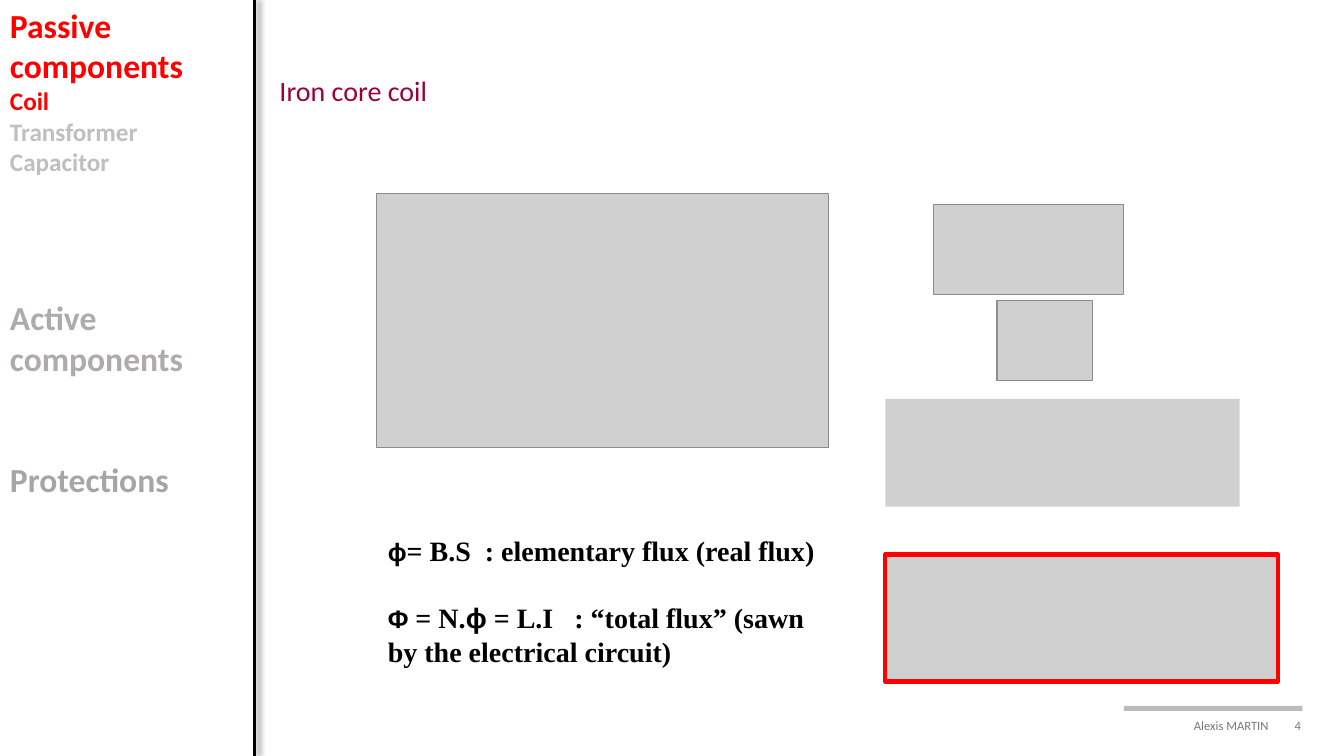
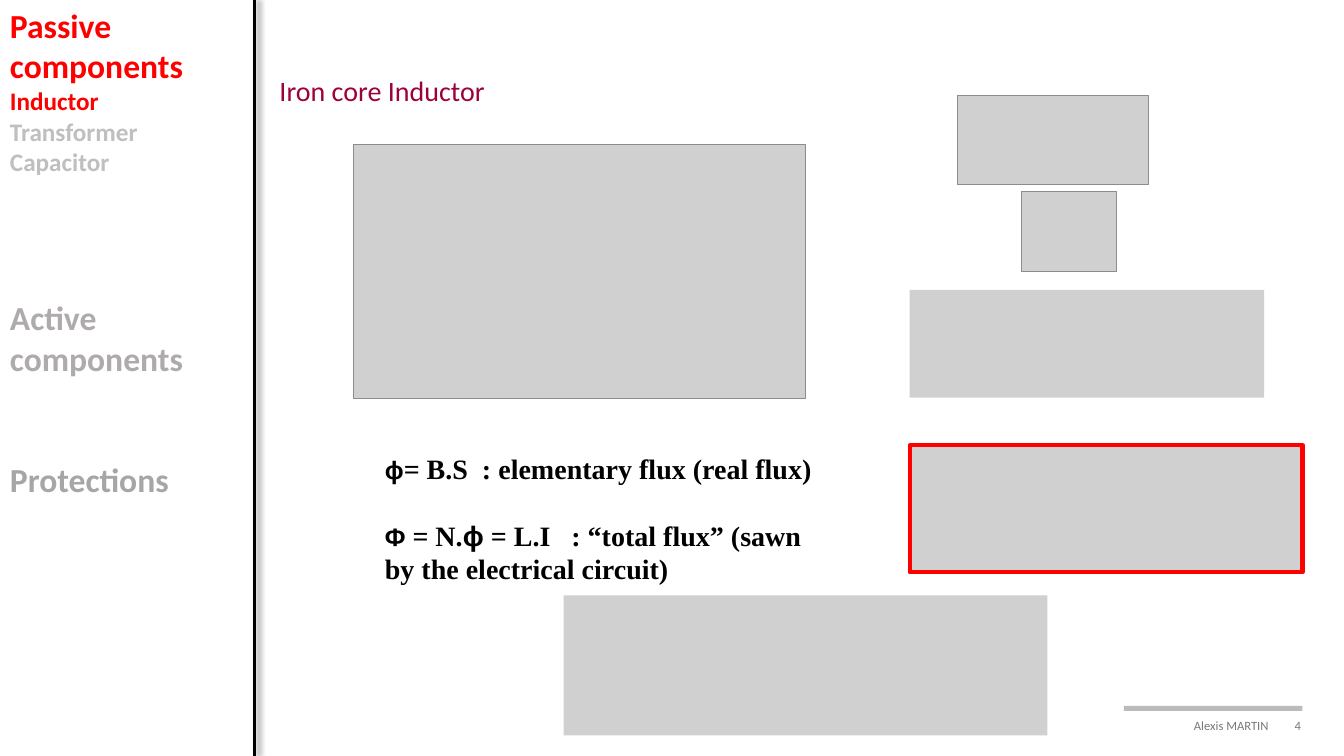
Before and after one commit to alexismartin46/Cours_Electronique_de_Puissance_FISE2, a slide deck: slide 4 of Cours/Cours3_components.pptx. Drawn at 1344x756 pixels with LibreOffice and Linux fonts; fonts in the diff are those of the drawing; grey boxes stand for pictures; background and template pictures are left out. Boxes give left, top, right and bottom in pixels: in the first picture for what was removed or moved away, otherwise in the second. Text is boxed around its words. In the diff, an @@ line names an element or a change of style, - is before the commit and + after.

```diff
--- a/Cours/Cours3_components.pptx
+++ b/Cours/Cours3_components.pptx
@@ text at [279,81,485,102]: text changed @@
-Iron core coil
+Iron core Inductor
@@ text at [10,92,99,110]: text changed @@
-Coil
+Inductor
@@ picture added at [958,96,1148,186] @@
@@ picture: place and size @@
-picture at [377,194,830,448]
+picture at [353,145,806,399]
@@ picture removed at [934,205,1124,294] @@
@@ picture added at [1021,192,1116,272] @@
@@ picture added at [910,289,1265,397] @@
@@ picture removed at [997,300,1092,381] @@
@@ picture removed at [885,399,1240,507] @@
@@ text "ϕ= B.S : elementary flux ...": place and size @@
-text "ϕ= B.S : elementary flux ..." at [388,541,814,667]
+text "ϕ= B.S : elementary flux ..." at [385,459,811,585]
@@ picture added at [910,446,1304,573] @@
@@ picture removed at [885,555,1278,682] @@
@@ picture added at [564,596,1048,736] @@
```
Also in this commit, not shown: 16 other slides changed, 13 slides added, 1 slide removed.
